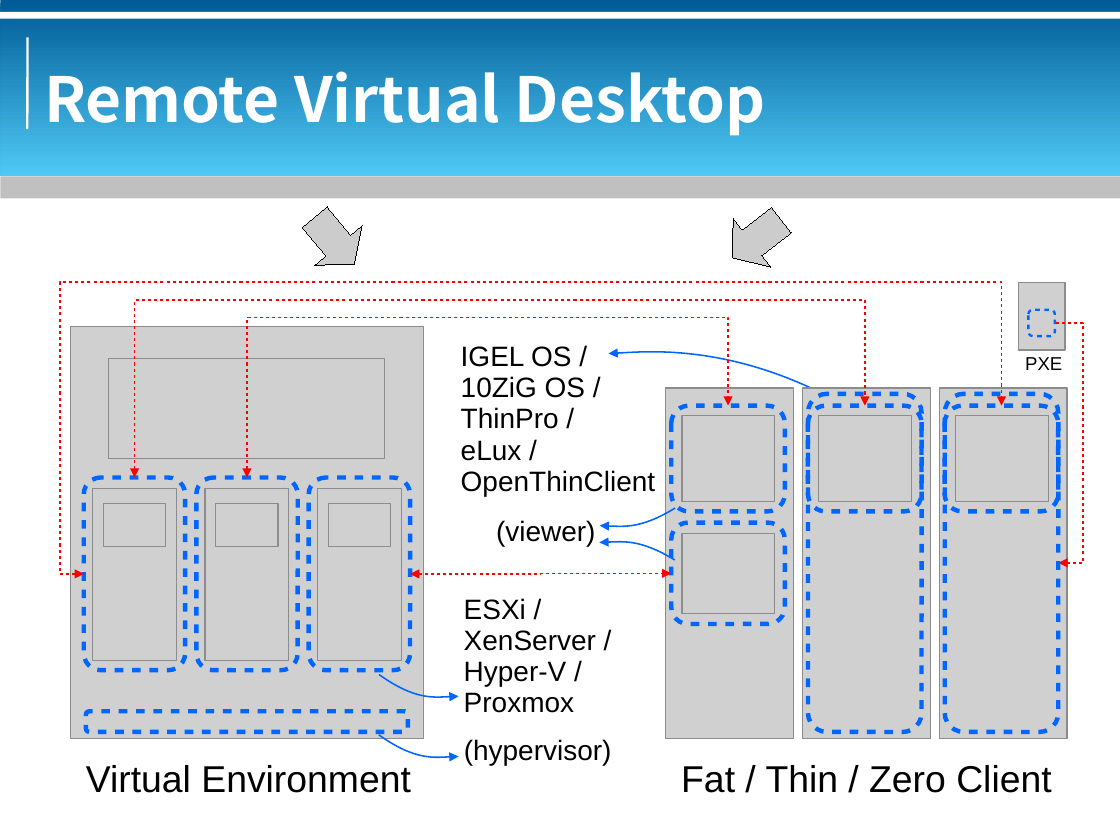
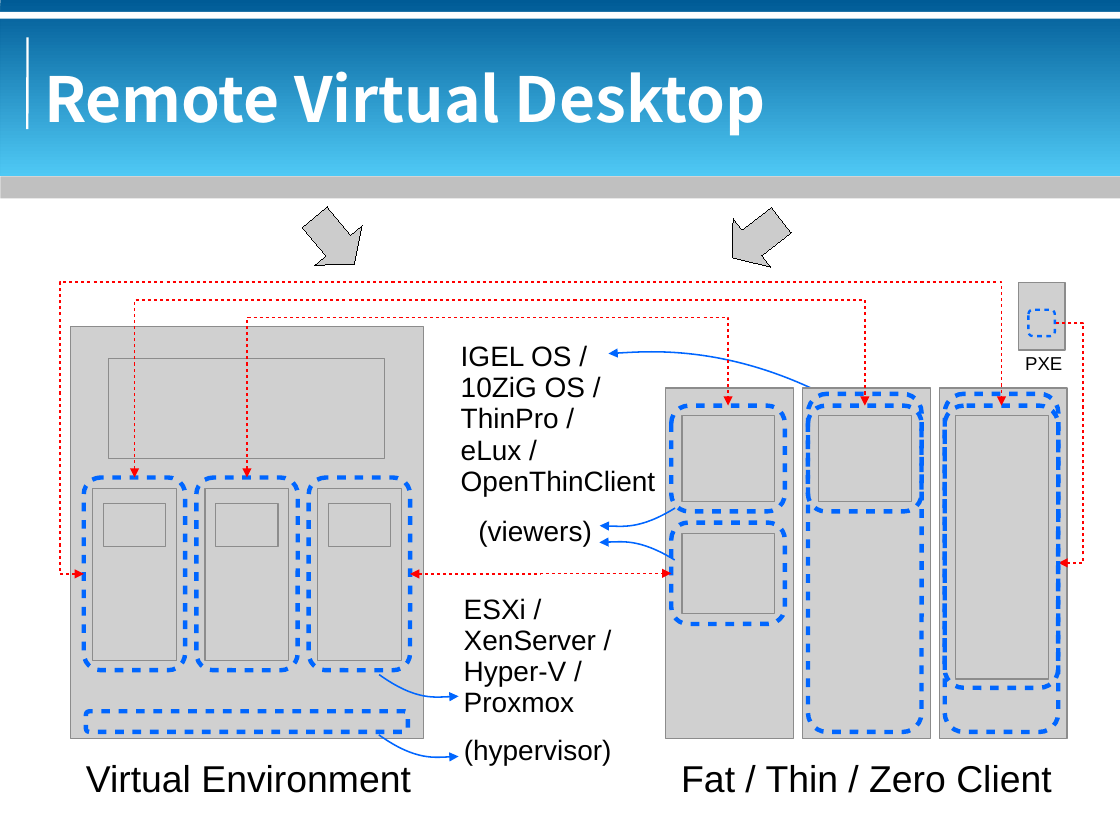
Before and after one commit to bluebat/.presentations, a slide deck: slide 8 of vdi-historical-overview.odp. Drawn at 1120x840 pixels with LibreOffice and Linux fonts; fonts in the diff are those of the drawing; grey boxes stand for pictures; background and template pictures are left out. Boxes give left, top, right and bottom in pixels: in the first picture for what was removed or moved away, otherwise in the second. Text is boxed around its words. In the diff, an @@ line names an element or a change of style, - is before the commit and + after.

```diff
--- a/vdi-historical-overview.odp
+++ b/vdi-historical-overview.odp
@@ rounded rectangle removed at box(944, 405, 1057, 511) @@
@@ freeform shape added at box(944, 405, 1057, 688), outline #0066FF 2.83 pt @@
@@ picture: place and size @@
-picture at box(955, 416, 1048, 502)
+picture at box(955, 416, 1048, 679)
@@ text added at box(478, 520, 591, 547), 18 pt, text #000000 @@
+(viewers)
@@ text removed at box(496, 520, 595, 547) @@
-(viewer)
```
Also in this commit, not shown: 2 other slides changed, 1 other file.
